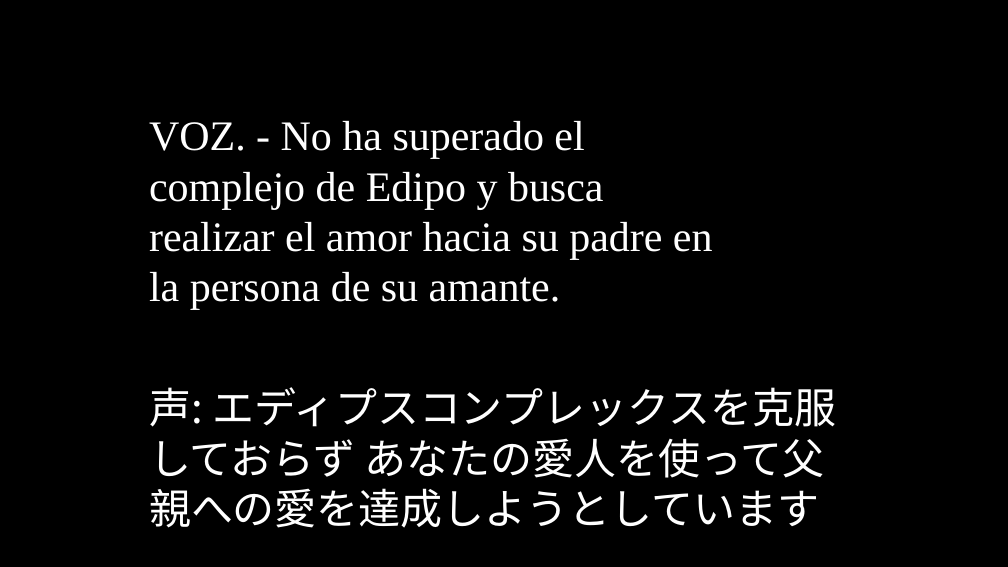
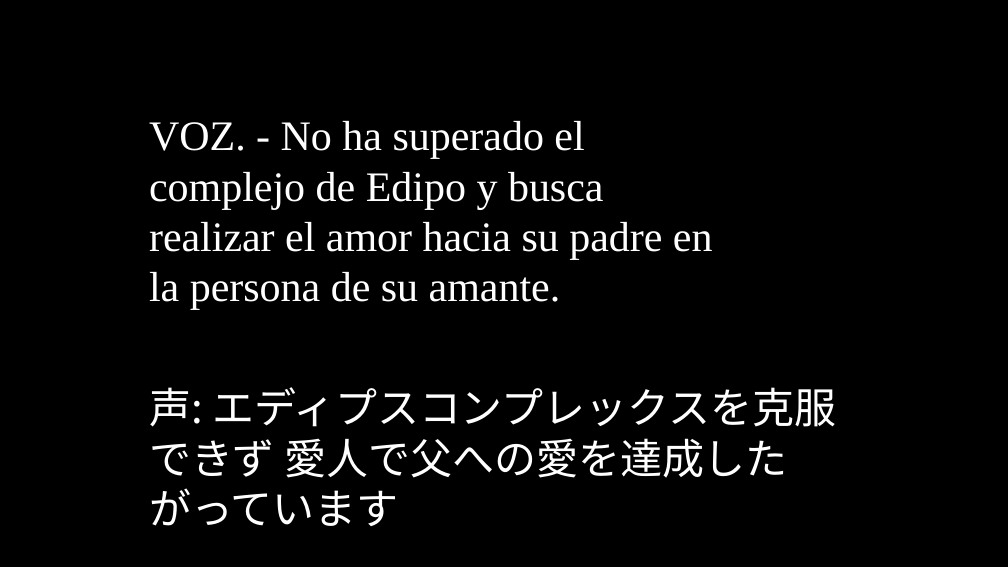
Before and after one commit to oulcggc/lang-drama-caption, a slide deck: slide 138 of complete-cap.pptx (slide 139 before the commit). Drawn at 1008x567 pixels with LibreOffice and Linux fonts; fonts in the diff are those of the drawing. Boxes give left, top, right and bottom in pixels: in the first picture for what was removed or moved away, otherwise in the second. Text is boxed around its words. In the diff, an @@ line names an element or a change of style, - is before the commit and + after.

```diff
--- a/complete-cap.pptx
+++ b/complete-cap.pptx
@@ text at (149,387,836,526): text changed @@
-声: エディプスコンプレックスを克服しておらず あなたの愛人を使って父親への愛を達成しようとしています
+声: エディプスコンプレックスを克服できず 愛人で父への愛を達成したがっています
```
Also in this commit, not shown: 66 other slides changed, 1 slide removed, 3 other files.
